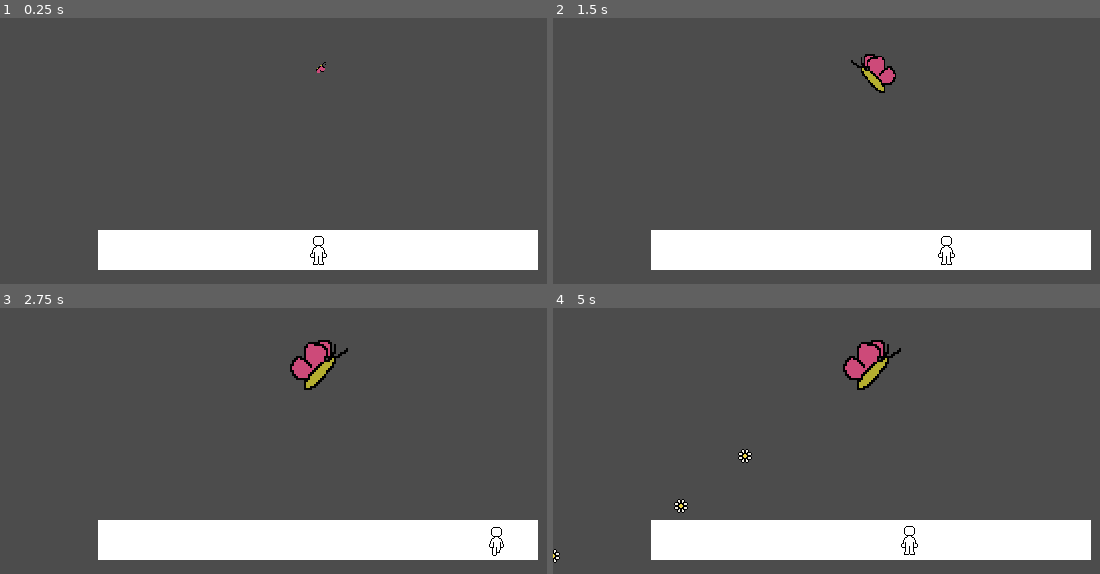
Above: before the commit, frames 1-4 (two rows, left to right).
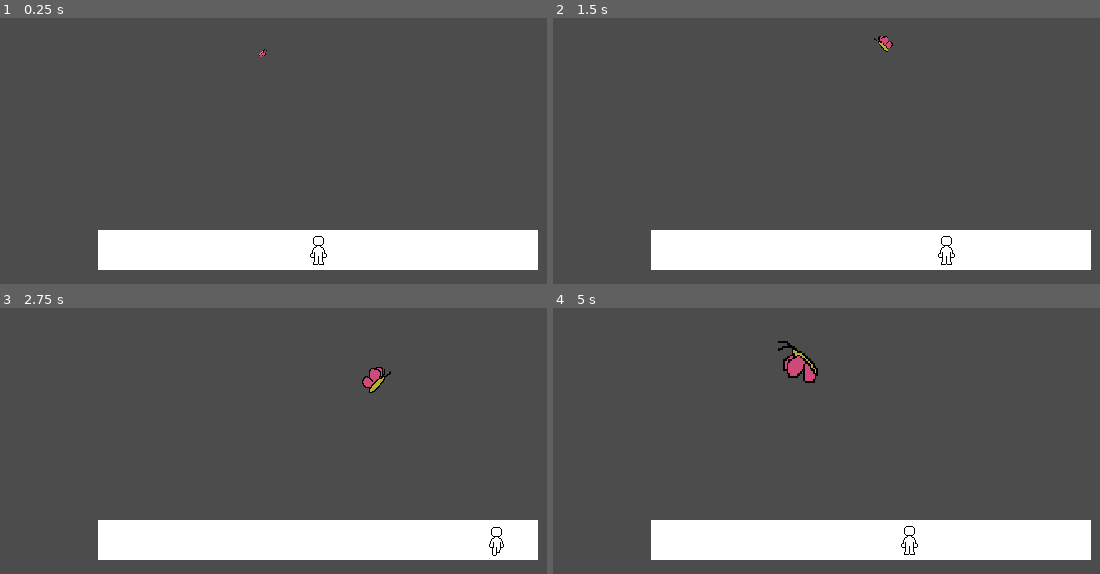
Above: after the commit, the same moments.

Repository: andersAsch0/Island-Game
Game: Godot game, scene res://scenes/BattleMode.tscn
Two runs of this game, one before a commit and one after it. Both use one fixed random seed, a clock stepped at 60 frames per second and the inputs below. This scene is started directly instead of the project's main scene.
Inputs:
- Up to frame 1 (0.25 s): no input
- Up to frame 2 (1.5 s): tap Enter (ui_accept) at 0.5, 0.77 s; hold Right (ui_right) 0.53-1.28 s; hold F (enter_fight) 0.53-1.28 s; tap T (stopTime) at 0.8, 1.35 s; hold R (reverseTime) from 1.28 s (still down)
- Up to frame 3 (2.75 s): tap Enter (ui_accept) at 1.52 s; tap F (enter_fight) at 1.55 s; release R (reverseTime) at 2.03 s; hold Right (ui_right) from 2.03 s (still down); hold Space (dash) from 2.03 s (still down); tap T (stopTime) at 2.3 s
- Up to frame 4 (5 s): release Right (ui_right) at 2.78 s; release Space (dash) at 2.78 s; hold Y (speedUpTime) 2.78-3.53 s; tap F (enter_fight) at 2.85, 4.35 s; tap Enter (ui_accept) at 3.02, 3.5, 3.77, 4.52 s; hold T (stopTime) 3.53-4.28 s; hold Left (ui_left) from 3.53 s (still down)

The runs differ from the first frame. In frame 1, less than 0.1% of the frame differs, in the area x 47-60%, y 11-21%; in frame 2, 0.7%; in frame 3, 1.3%; in frame 4, 1.9%, in the area x 0-64%, y 12-96%.

Commit message:
enemy death, despawning, and a main menu
Enemy now dies when killed, despawns, and sends player back to overworld in correct location. Overworld enemy also is despawned by world script. Also there is a mad ugly main menu.

Diff:
--- a/Global.gd
+++ b/Global.gd
@@ -1,6 +1,11 @@
 #this is a global script (created via project settings > autoload)
 #it is always running, and thus this variable is always accessible to other scripts
+#STORES GLOBALLY NEEDED VARIABLES
 
 extends Node
 
 var door_name = null
+
+var overWorldLocation = Vector2(62, 43) #stored location for use when loading back into overworld
+var enemyName = "" #name of enemy most recently fought
+var overWorldShouldDespawnEnemy = false #when loading into the overworld, this is used to know if it should despawn an enemy
--- a/project.godot
+++ b/project.godot
@@ -33,7 +33,7 @@
 [application]
 
 config/name="Island Game"
-run/main_scene="res://scenes/World.tscn"
+run/main_scene="res://scenes/MainMenu.tscn"
 
 [autoload]
 
--- a/scenes/BattleModeEnemy.tscn
+++ b/scenes/BattleModeEnemy.tscn
@@ -1,10 +1,25 @@
-[gd_scene load_steps=22 format=2]
+[gd_scene load_steps=24 format=2]
 
 [ext_resource path="res://art/butterfly.png" type="Texture" id=1]
 [ext_resource path="res://scripts/battleMode/BattleModeEnemy.gd" type="Script" id=2]
 [ext_resource path="res://scenes/Bullet.tscn" type="PackedScene" id=3]
 [ext_resource path="res://scripts/HitBox.gd" type="Script" id=4]
 [ext_resource path="res://scripts/HurtBox.gd" type="Script" id=5]
+[ext_resource path="res://scripts/enemyMovement.gd" type="Script" id=6]
+
+[sub_resource type="CircleShape2D" id=14]
+radius = 16.0
+
+[sub_resource type="Curve2D" id=17]
+_data = {
+"points": PoolVector2Array( 0.471937, 0.707906, -0.471937, -0.707906, -34, -1, -9.43874, 4.01147, 9.43874, -4.01147, -25, -13, -11.7984, -7.31503, 11.7984, 7.31503, 24, -13, 12.0344, -5.89921, -12.0344, 5.89921, 23, 10, 9.43874, 4.71937, -9.43874, -4.71937, -24, 10, -0.0848745, 0.898732, 0.0848745, -0.898732, -34, -1 )
+}
+
+[sub_resource type="CircleShape2D" id=15]
+radius = 16.0312
+
+[sub_resource type="CircleShape2D" id=16]
+radius = 16.0312
 
 [sub_resource type="AtlasTexture" id=1]
 atlas = ExtResource( 1 )
@@ -67,29 +82,17 @@
 "speed": 5.0
 } ]
 
-[sub_resource type="CircleShape2D" id=14]
-radius = 16.0
-
-[sub_resource type="CircleShape2D" id=15]
-radius = 16.0312
-
-[sub_resource type="CircleShape2D" id=16]
-radius = 16.0312
-
 [node name="BattleModeEnemy" type="KinematicBody2D" groups=["enemies"]]
 script = ExtResource( 2 )
 bulletScene = ExtResource( 3 )
 attackPatternFile = "res://scripts/attackPatternJsonData/butterflyAttack.json"
-
-[node name="AnimatedSprite" type="AnimatedSprite" parent="."]
-frames = SubResource( 13 )
-animation = "moving"
 
 [node name="ApproachTimer" type="Timer" parent="."]
 wait_time = 5.0
 one_shot = true
 
 [node name="CollisionShape2D" type="CollisionShape2D" parent="."]
+visible = false
 shape = SubResource( 14 )
 
 [node name="bulletSpawnTimer" type="Timer" parent="."]
@@ -97,21 +100,41 @@
 [node name="bulletSpawnLocationY" type="Position2D" parent="."]
 position = Vector2( 0, 35 )
 
-[node name="HurtBox" type="Area2D" parent="."]
+[node name="enemyMovement" type="Path2D" parent="."]
+position = Vector2( -1, 4 )
+curve = SubResource( 17 )
+script = ExtResource( 6 )
+
+[node name="PathFollow2D" type="PathFollow2D" parent="enemyMovement"]
+position = Vector2( -34, -1 )
+rotation = -0.501648
+rotate = false
+
+[node name="HurtBox" type="Area2D" parent="enemyMovement/PathFollow2D"]
+position = Vector2( 3.8147e-06, 0 )
+rotation = 0.501648
 collision_layer = 0
 collision_mask = 64
 script = ExtResource( 5 )
 
-[node name="CollisionShape2D" type="CollisionShape2D" parent="HurtBox"]
+[node name="CollisionShape2D" type="CollisionShape2D" parent="enemyMovement/PathFollow2D/HurtBox"]
 shape = SubResource( 15 )
 
-[node name="HitBox" type="Area2D" parent="."]
+[node name="HitBox" type="Area2D" parent="enemyMovement/PathFollow2D"]
+position = Vector2( 3.8147e-06, 0 )
+rotation = 0.501648
 collision_layer = 16
 collision_mask = 0
 script = ExtResource( 4 )
 
-[node name="CollisionShape2D" type="CollisionShape2D" parent="HitBox"]
+[node name="CollisionShape2D" type="CollisionShape2D" parent="enemyMovement/PathFollow2D/HitBox"]
 shape = SubResource( 16 )
+
+[node name="AnimatedSprite" type="AnimatedSprite" parent="enemyMovement/PathFollow2D"]
+position = Vector2( 3.8147e-06, 0 )
+rotation = 0.501648
+frames = SubResource( 13 )
+animation = "moving"
 
 [connection signal="timeout" from="ApproachTimer" to="." method="_on_ApproachTimer_timeout"]
 [connection signal="timeout" from="bulletSpawnTimer" to="." method="_on_bulletSpawnTimer_timeout"]
--- /dev/null
+++ b/scenes/MainMenu.tscn
@@ -0,0 +1,37 @@
+[gd_scene load_steps=3 format=2]
+
+[ext_resource path="res://scripts/MainMenu.gd" type="Script" id=1]
+[ext_resource path="res://art/the entity.jpg" type="Texture" id=2]
+
+[node name="MainMenu" type="Node2D"]
+script = ExtResource( 1 )
+
+[node name="BackGround" type="TextureRect" parent="."]
+margin_left = -17.0
+margin_top = -108.0
+margin_right = 892.0
+margin_bottom = 1127.0
+rect_scale = Vector2( 0.4, 0.4 )
+texture = ExtResource( 2 )
+
+[node name="PlayButton" type="Button" parent="."]
+anchor_left = 0.5
+anchor_top = 0.5
+anchor_right = 0.5
+anchor_bottom = 0.5
+margin_left = 120.0
+margin_top = 40.0
+margin_right = 200.0
+margin_bottom = 90.0
+text = "PLAY"
+
+[node name="GameName" type="RichTextLabel" parent="."]
+margin_left = 20.0
+margin_top = 10.0
+margin_right = 300.0
+margin_bottom = 40.0
+bbcode_enabled = true
+bbcode_text = "[center][color=black]I am an Island[/color][/center]"
+text = "I am an Island"
+
+[connection signal="pressed" from="PlayButton" to="." method="_on_PlayButton_pressed"]
--- /dev/null
+++ b/scripts/MainMenu.gd
@@ -0,0 +1,7 @@
+extends Node2D
+
+
+var firstSpawnAreaPath = "res://scenes/World.tscn"
+
+func _on_PlayButton_pressed():
+	var _PTS = get_tree().change_scene(firstSpawnAreaPath) # change_scene takes path, change_scene_to takes PackedScene
--- a/scripts/World.gd
+++ b/scripts/World.gd
@@ -3,13 +3,8 @@
 
 # Called when the node enters the scene tree for the first time.
 func _ready():
-	if Global.door_name: #if player has entered world through the dave door (door_name isnt null)
-		#works because this script only runs on World scene when it is loaded (not the cave scene)
-		#and we only have to spawn at the starting location once, before the null door_name is overwritten
-		#if there were multiple doors to the world scene then we would have to actually check the name
-		var door_node = find_node(Global.door_name) #get the door in question
-		if door_node:
-			# this is where we could add transitions
-			# also set camera limits??
-			$YSort/Player.position.x = 216
-			$YSort/Player.position.y = 38
+	# this script only runs on World scene when it is loaded
+	$YSort/Player.position = Global.overWorldLocation
+	if Global.overWorldShouldDespawnEnemy:
+		find_node(Global.enemyName).die()
+		Global.overWorldShouldDespawnEnemy = false
--- a/scripts/attackPatternJsonData/butterflyAttack.json
+++ b/scripts/attackPatternJsonData/butterflyAttack.json
@@ -1,9 +1,12 @@
 [
-    {"loopStart": 1, "loopEnd": 5},
-	{"waitTime" : 0.5, "spawnLocationX": 0},
-	{"waitTime" : 0.5, "spawnLocationX": 64},
-	{"waitTime" : 0.5, "spawnLocationX": 96},
-	{"waitTime" : 0.5, "spawnLocationX": 128},
-	{"waitTime" : 0.5, "spawnLocationX": 160}
-
+    {"loopStart": 1, "loopEnd": 9},
+	{"waitTime" : 0.5, "spawnLocationX": 160, "angle": 0},
+	{"waitTime" : 0.01, "spawnLocationX": 120, "angle": 0},
+	{"waitTime" : 0.5, "spawnLocationX": 200, "angle": 0},
+	{"waitTime" : 0.01, "spawnLocationX": 90, "angle": 0},
+	{"waitTime" : 0.5, "spawnLocationX": 240, "angle": -0.25},
+	{"waitTime" : 0.01, "spawnLocationX": 50, "angle": 0.23},
+	{"waitTime" : 0.5, "spawnLocationX": 280, "angle": 0},
+	{"waitTime" : 0.01, "spawnLocationX": 10, "angle": 0},
+	{"waitTime" : 0.5, "spawnLocationX": 320, "angle": 0}
 ]
--- a/scripts/battleMode/BattleMode.gd
+++ b/scripts/battleMode/BattleMode.gd
@@ -12,6 +12,12 @@
 var currTimeMultiplier = 1 # keeps track of current time rate, will NEVER BE 0 THO
 var timeIsStopped = false
 
+var maxTimeJuiceSeconds = 10
+var currTimeJuice = maxTimeJuiceSeconds
+
+
+
+
 func _ready(): #this script sets up enemy, approach() function will handle the rest
 	enemy = enemyScene.instance()
 	enemy.position = $enemySpawnLocation.position
@@ -24,6 +30,19 @@
 	enemyBulletScene = enemy.bulletScene
 
 	enemy.approach()
+
+var timerCount = 0
+func _process(delta):
+	timerCount += delta
+	if(timerCount >= 1):
+		timerCount = 0
+		incrementAbilityTimes()
+func incrementAbilityTimes(): #FINISH ME
+	if currTimeMultiplier < 0: # if time is reversed, decrease time juice
+		currTimeJuice -= 1
+	if abs(currTimeMultiplier) > 1: # if time is fast, decrease time juice
+		currTimeJuice -= 1
+
 
 func _input(event):
 	if(event.is_action_pressed("reverseTime")):
@@ -52,7 +71,13 @@
 	get_tree().call_group("bulletTypes", "speedUpTime", 2)
 	get_tree().call_group("enemies", "speedUpTime", 2)
 
+#SIGNALS FROM ENEMY
+var overWorldPath = "res://scenes/World.tscn"
+
 func on_attack_phase_starting():
 	print("attack phase starting")
 func on_attack_phase_ending():
 	print("attack phase ending")
+func on_enemyDead():
+	print("RIP")
+	var _PTS = get_tree().change_scene(overWorldPath)
--- a/scripts/battleMode/BattleModeEnemy.gd
+++ b/scripts/battleMode/BattleModeEnemy.gd
@@ -2,15 +2,18 @@
 
 export var bulletScene : PackedScene #packed scene of the bullet this enemy uses
 var bullet = null
-export var approachTime = 2 # how long in seconds enemy takes to approach
+export var approachTime = 4 # how long in seconds enemy takes to approach
 export(String, FILE, "*.json") var attackPatternFile #imported json file
 var attackPatternData #json file in text form so I can use it
 var isAttackPhase = false # means that the player should be dodging, cant attack
 var origScale = 0.1 # starting size of sprite when enemy spawns
 export var finalScale = 1 #final size of the sprite once it has approached
 var loopStart = 1 #line of the json where the enemies continous attack loop starts
+export var enemySpeed = 50 #speed at which the enemy wanders around
+export var maxHP = 5
+var currentHP = maxHP
 var loopEnd = 2
-var bulletsPerDodgePhase = 10 #how many bullets they spawn during each dodge phase before approaching again
+var bulletsPerAttackPhase = 30 #how many bullets they spawn during each attack phase before approaching again
 var currAttack = 1 #current line of json file
 var currBullets = 0
 var bulletTimeMultiplier = 1 #always multiplied onto bullets speed when they are spawned, when time is reversed, this is changed to -1
@@ -18,31 +21,34 @@
 
 signal attackPhaseStarting
 signal attackPhaseEnding
+signal enemyDead
 
 #SETUP AND APPROACH
 
 func _ready():
 	$ApproachTimer.wait_time = approachTime
+	$enemyMovement.enemySpeed = enemySpeed
 	attackPatternData = getAttackPatternData() #get the json file and get it as a string
 	if get_parent():
 		connect("attackPhaseStarting", get_parent(), "on_attack_phase_starting")
 		connect("attackPhaseEnding", get_parent(), "on_attack_phase_ending")
+		connect("enemyDead", get_parent(), "on_enemyDead")
 func approach(): #stop attacking and slowly approach player
 	$ApproachTimer.start()
-	$AnimatedSprite.play("moving")
-	$AnimatedSprite.scale.x = origScale
-	$AnimatedSprite.scale.y = origScale
+	$enemyMovement/PathFollow2D/AnimatedSprite.play("moving")
+	$enemyMovement/PathFollow2D/AnimatedSprite.scale.x = origScale
+	$enemyMovement/PathFollow2D/AnimatedSprite.scale.y = origScale
 	visible = true
 	isAttackPhase = false
 	emit_signal("attackPhaseEnding")
 func _physics_process(delta):
-	if not isAttackPhase: #increase scale (grow bigger each frame)
-		$AnimatedSprite.scale.x += ((finalScale - origScale)/$ApproachTimer.wait_time) * delta
-		$AnimatedSprite.scale.y += ((finalScale - origScale)/$ApproachTimer.wait_time) * delta
+	if not isAttackPhase and bulletTimeMultiplier != 0: #increase scale (grow bigger each frame)
+		$enemyMovement/PathFollow2D/AnimatedSprite.scale.x += ((finalScale - origScale)/$ApproachTimer.wait_time) * delta
+		$enemyMovement/PathFollow2D/AnimatedSprite.scale.y += ((finalScale - origScale)/$ApproachTimer.wait_time) * delta
 func _on_ApproachTimer_timeout(): #when timer finishes, sprite is proper size
 	isAttackPhase = true #stop growing
 	emit_signal("attackPhaseStarting")
-	$AnimatedSprite.play("idle")
+	$enemyMovement/PathFollow2D/AnimatedSprite.play("idle")
 	startFight()
 func introduction():
 	pass
@@ -55,26 +61,29 @@
 	loopStart = attackPatternData[0]['loopStart'] #iterated through json file
 	loopEnd = attackPatternData[0]['loopEnd']
 	currAttack = loopStart
-	currBullets = 0
 	attack()
 
 func attack():
-	$bulletSpawnTimer.wait_time = attackPatternData[currAttack]['waitTime'] / abs(bulletTimeMultiplier) #time in between bullets spawning
-	$bulletSpawnTimer.start()
-func _on_bulletSpawnTimer_timeout():
+	#spawn bullet, place in proper position w proper speed
 	bullet = bulletScene.instance()
 	bullet.position.x = attackPatternData[currAttack]['spawnLocationX'] - position.x
 	bullet.position.y = $bulletSpawnLocationY.position.y
+	bullet.angle = attackPatternData[currAttack]['angle']
 	bullet.speed *= bulletTimeMultiplier
 	add_child(bullet)
 	currAttack += 1
 	currBullets += 1
 	if currAttack > loopEnd:
 		currAttack = loopStart
-	if (currBullets < bulletsPerDodgePhase):
+	#get time before next bullet and start timer
+	$bulletSpawnTimer.wait_time = attackPatternData[currAttack]['waitTime'] / abs(bulletTimeMultiplier) #time in between bullets spawning
+	$bulletSpawnTimer.start()
+func _on_bulletSpawnTimer_timeout():
+	if (currBullets < bulletsPerAttackPhase):
 		attack()
 	else:
 		$bulletSpawnTimer.stop()
+		currBullets = 0
 		approach()
 
 #TIME FUNCTIONS
@@ -88,16 +97,30 @@
 	bulletTimeMultiplierNotZero = bulletTimeMultiplier
 	bulletTimeMultiplier = 0
 	$bulletSpawnTimer.paused = true
-	$AnimatedSprite.playing = false
+	$ApproachTimer.paused = true
+	$enemyMovement/PathFollow2D/AnimatedSprite.playing = false
+	$enemyMovement.set_process(false)
 func resumeTime():
 	bulletTimeMultiplier = bulletTimeMultiplierNotZero
 	$bulletSpawnTimer.paused = false
-	$AnimatedSprite.playing = true
+	$ApproachTimer.paused = false
+	$enemyMovement/PathFollow2D/AnimatedSprite.playing = true
+	$enemyMovement.set_process(true)
 
 #TAKE DAMAGE
 
 func getHit(damage:int):
-	print("enemy: ouch")
+	currentHP -= 1
+	print("enemy HP = ", currentHP)
+	if currentHP <= 0:
+		die()
+func die():
+	$bulletSpawnTimer.paused = true
+	$ApproachTimer.paused = true
+	emit_signal("enemyDead")
+	Global.overWorldShouldDespawnEnemy = true
+	queue_free()
+
 
 #HELPER
 
--- a/scripts/battleMode/Bullet.gd
+++ b/scripts/battleMode/Bullet.gd
@@ -2,6 +2,8 @@
 
 
 export var speed : int = 50
+export var angle : float = 0 #in radians
+var velocity = Vector2.DOWN
 var timeMultiplier = 1
 var timeMultiplierNotZero = 1 # storage for resuming time
 # depawn timer should be long enough that even if the player uses all their time reverse at once,
@@ -9,7 +11,7 @@
 # maybe this can be adjusted by the player script when the player has little time reversal left, in order to optimize
 
 func _process(delta):
-	position.y += speed * delta * timeMultiplier
+	position += velocity.rotated(angle) * speed * delta * timeMultiplier
 func reverseTime():
 	timeMultiplier *= -1
 func speedUpTime(multiplier : int = 2): #can pass in number, if no number default is 2 (time is twice as fast)
--- a/scripts/enemy.gd
+++ b/scripts/enemy.gd
@@ -3,3 +3,7 @@
 
 func _ready():
 	$AnimatedSprite.play("idle")
+
+func die():
+	queue_free()
+	#dont free, instead leave corpse???
--- /dev/null
+++ b/scripts/enemyMovement.gd
@@ -0,0 +1,6 @@
+extends Path2D
+
+export var enemySpeed : int
+
+func _process(delta):
+	$PathFollow2D.set_offset($PathFollow2D.get_offset() + enemySpeed * delta)
--- a/scripts/fightArea.gd
+++ b/scripts/fightArea.gd
@@ -8,4 +8,6 @@
 
 
 func enterFight():
+	Global.overWorldLocation = owner.position
+	Global.enemyName = owner.name
 	var _PTS = get_tree().change_scene(BattleModePath) # change_scene takes path, change_scene_to takes PackedScene
Binary file added: art/the entity.jpg
Not shown, added: art/the entity.jpg.import
